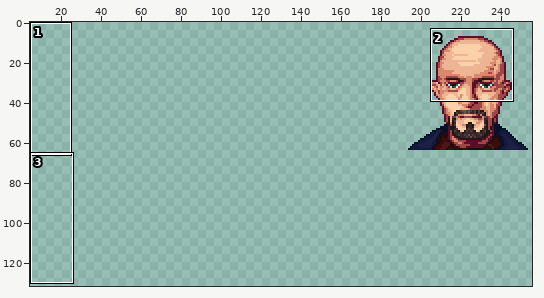
Pixel-art file, stored at src/concept/sprite/finger.aseprite. Above: a wide view before the commit, with the close-up outlined.
Close-up. The starting point:
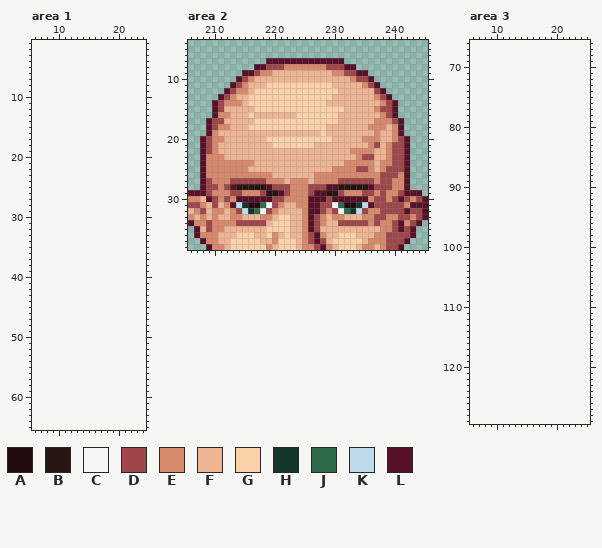
64x64 pixels, 1 frame. Colours within 5 levels of each other are drawn and written as one. Shown: area 1: x 6..24, y 1..65; area 2: x 206..245, y 4..38; area 3: x 6..25, y 66..129. The old version is drawn lined up with the new one, on the new canvas. The wide view leaves out empty margins.
Palette (. is transparent): A #210b0f  B #271513  C #f7f6f6  D #9e4649  E #d9896b  F #eeb594  G #fad1a8  H #143529  J #2c6a4a  K #bddbeb  L #571028
Pixels before, area 2, first column x 206:
 7 .............LLLLLLLLLLLLL..............
 8 ...........LLDDDEEEEEEEDDDLL............
 9 .........LLDEEFFFFFFFFFFEEDDLL..........
10 ........LDEFFFFFFFFFFFFFFFFEDDL.........
11 .......LDEFFFGGGGGGGGGGGFFFFFEDL........
12 ......LDEEFGGGGGGGGGGGGGGFFFFFFDL.......
13 .....LDEFFGGGGGGGGGGGGGGFFFFFFFEDL......
14 ....LDEEEFGGGGGGGGGGGGGFFFFFFFFFEDL.....
15 ....LDFFFFFGGGGGGGGGGGGGGGFFFFFEDDL.....
16 ....LEEFFFGFFFFFFFGGGGGGGFFFFFFFEDL.....
17 ...LDDFFFFFGGGGGGGGGGGGGGFFFFFFEEEDL....
18 ...LDEEFFFGGGGGGGGGGGGGFFFFFFFEEEFEL....
19 ...LEFFFFFFFFFFFFFFFFFGFFFFFFFFEFFEL....
20 ..LDEEFFFFFFFGGGGGGGGGGGFFFFFEEEFFEDL...
21 ..LDEFFFFFFFFFGGGGGGGFFFFFFFFFEDFEDDL...
22 ..LDEFFFFFFFFFFFFFFFFFFFFFFEEEEFFEDDL...
23 ..LEEEFFFFFFFFFFFFFFFFFFFFFFEDDFFEDDL...
24 ..LEEEEEEEEFFFFFFFFFFFFFFFEEEEEFEEDDL...
25 ..LEEEEEEEFFFFFFFFFFFFFFEEEEDDEFEDDDL...
26 ..LEEEEEEEEEEEFFFFFFFEEEEEEEEEEEDDDEL...
27 ..LDEEEDDDDDDEEEFEEEFEEEEDDDDDDEDDEEL...
28 ..LDDEDLBBBBBLDDDEEEDDDLLBBBBBLDDDEEL...
29 LLLDEEEDDEEEDBBLDEEEDLLBBDEEEDDEDEEDLLL.
30 EEFLDEDELLLLLLDDEEEELLLDLLLLLLEDDEDLDEDL
31 DDEFDFELKHAAJCDEFFEELLDDCJAAHKLDDDDDELLL
32 FEDFEEFEDKHJCDEFFFFELLDEDCJHKDEEDDDDLDDL
33 EFEFEFFEEFFFEEFGGFFELDEFEEFFFEEDDEEDDEDL
34 LEEDEEEEDDDDDFGGGFFELDEFFDDDDDEDEEDLEDL.
35 .LFDEEFFFFFFFGGGGFFELDFFFFFFFFFFEEDLDL..
36 .LEEEFFFGGGFFGEFGFFEDLEFFGGGFFFEEDDDDL..
37 ..LEEFFGGGGGFFEGGGFEDLDFGGGGGFEEEDDDL...
38 ...LEEFGGGGGGEFGGGFEEDLEFGGGFEEFEDDL....
New version:
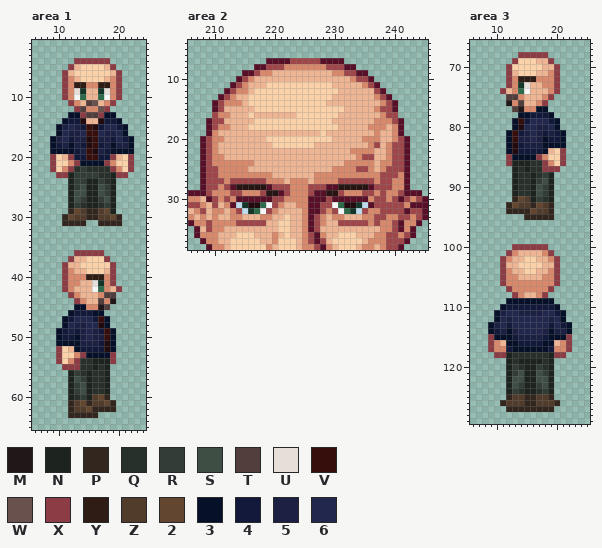
Colours new in this view: M #211718  N #1d2420  P #32261e  Q #27302b  R #313d36  S #3e4e45  T #523e3c  U #e6dfd9  V #360f0d  W #69514e  X #8b3c44  Y #2e1c15  Z #513b2a  2 #62462f  3 #071029  4 #13193a  5 #1c2042  6 #22274d
Changes in this commit:
canvas 64x64 -> 256x256, the old top-left corner now at 192,0
Changed rows in their new state; - is an unchanged pixel.
Area 1:
first column x 9:
 4 ----XXXXXX----
 5 ---XFGGGGFX---
 6 --XFGGGGGGFX--
 7 --XEFGGGGFEX--
 8 --XEYYEEYYEX--
 9 --XEUHFFHUEX--
10 --XECJFFJCEX--
11 ---XEFTWFEX---
12 ----XTEEWX----
13 ---33XTTX33---
14 --344AFFA443--
15 -35654VA46643-
16 -36556VV65563-
17 356455AV554643
18 345354AV453553
19 333345VA543333
20 XGFX44VV44XFGX
21 XGGEX3333XEGGX
22 XGEXQRQQQQXEGX
23 -XXNRRRRQQNXX-
24 ---NRRNNRQN---
25 ---NRSNNSRN---
26 ---NSSNNSRN---
27 ---NSRNNRSN---
28 ---NRQNNQRN---
29 ---P2ZPPZ2N---
30 --P2ZZPPZZ2P--
31 --PPPP--PPPP--
first column x 10:
36 ---XXXXX---
37 --XFFGGGX--
38 -XFFGGGGGX-
39 -XEFFGGGFX-
40 -XEEEYYYEX-
41 -XEEFFUHEX-
42 -XEFFFCJEFX
43 --XEFFFETT-
44 ---XEFFTEM-
45 ---33EEMT--
46 --344433---
47 -346664V3--
48 -365566A3--
49 34545654V3-
50 34435655V3-
51 33335554A3-
52 XGF34444A3-
53 XGGEX3333X-
54 XGEXQQNNNX-
55 -XXXQQNQN--
56 --NRQNQQN--
57 --NSRNQQN--
58 --NRSNQQN--
59 --NRSNQQN--
60 --NQRNZ2P--
61 --PZ2PZZ2P-
62 --PZZ2PPPP-
63 --PPPPP----
Area 2:
first column x 223:
 7 DDDDD
first column x 210:
16 D-----------------------------D
17 --------------------F----------
18 -------------------GG----------
first column x 209:
23 D--
24 D--
25 DD-
26 DD-
27 -DD
first column x 219:
33 --F----------------------
34 -F----------------------E
35 FF---------------------E-
36 F---------------------E--
Area 3:
first column x 11:
 68 ---XXXXX---
 69 --XGGGFFX--
 70 -XGGGGGFFX-
 71 -XFGGGFFEX-
 72 -XEYYYEEEX-
 73 -XEHUFFEEX-
 74 XFEJCFFFEX-
 75 -TTEFFFEX--
 76 -METFFEX---
 77 --TMEE33---
 78 ---334443--
 79 --3V466643-
 80 --3A665563-
 81 -3V45654543
 82 -3V55653443
 83 -3A45553333
 84 -3A44443FGX
 85 -X3333XEGGX
 86 -XNNNQQXEGX
 87 --NQNQQXXX-
 88 --NQQNQRN--
 89 --NQQNRSN--
 90 --NQQNSRN--
 91 --NQQNSRN--
 92 --P2ZNRQN--
 93 -P2ZZP2ZP--
 94 -PPPP2ZZP--
 95 ----PPPPP--
first column x 9:
100 ----XXXXXX----
101 ---XEFFFFEX---
102 --XEFFGGFFEX--
103 --XFFGGGGFFX--
104 --XEFFGGFFEX--
105 --XEEFFFFEEX--
106 --XEEEEEEEEX--
107 ---XEEEEEEX---
108 ----XEFFEX----
109 ---33333333---
110 --3444444443--
111 -356655556643-
112 -365666666563-
113 35646666664643
114 34535666653553
115 X333455554333X
116 XEF33444433FEX
117 XEE43333334EEX
118 -XXNQQQQQQNXX-
119 ---NQNNNNQN---
120 ---NRQNNRQN---
121 ---NRSNNSRN---
122 ---NSSNNSSN---
123 ---NSRNNRSN---
124 ---NRQNNQRN---
125 ---PZZPPZZP---
126 --PZZZPPZZZP--
127 ---PPPPPPPP---
